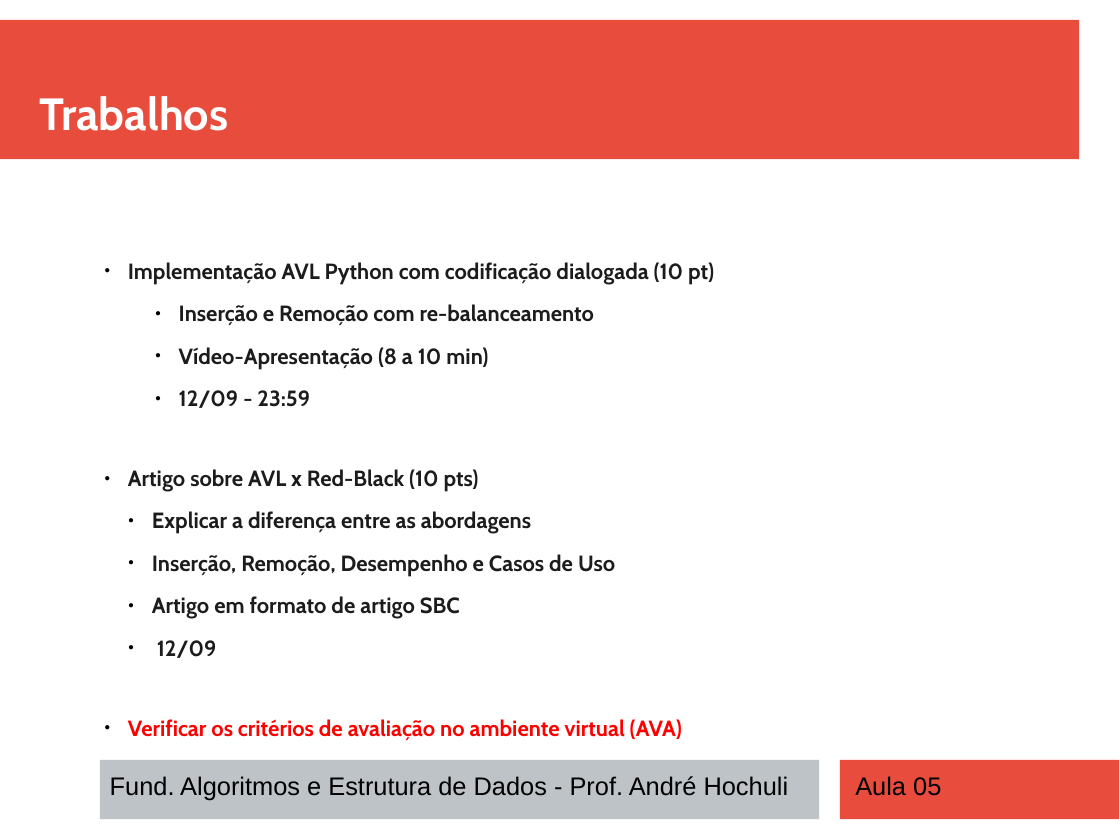
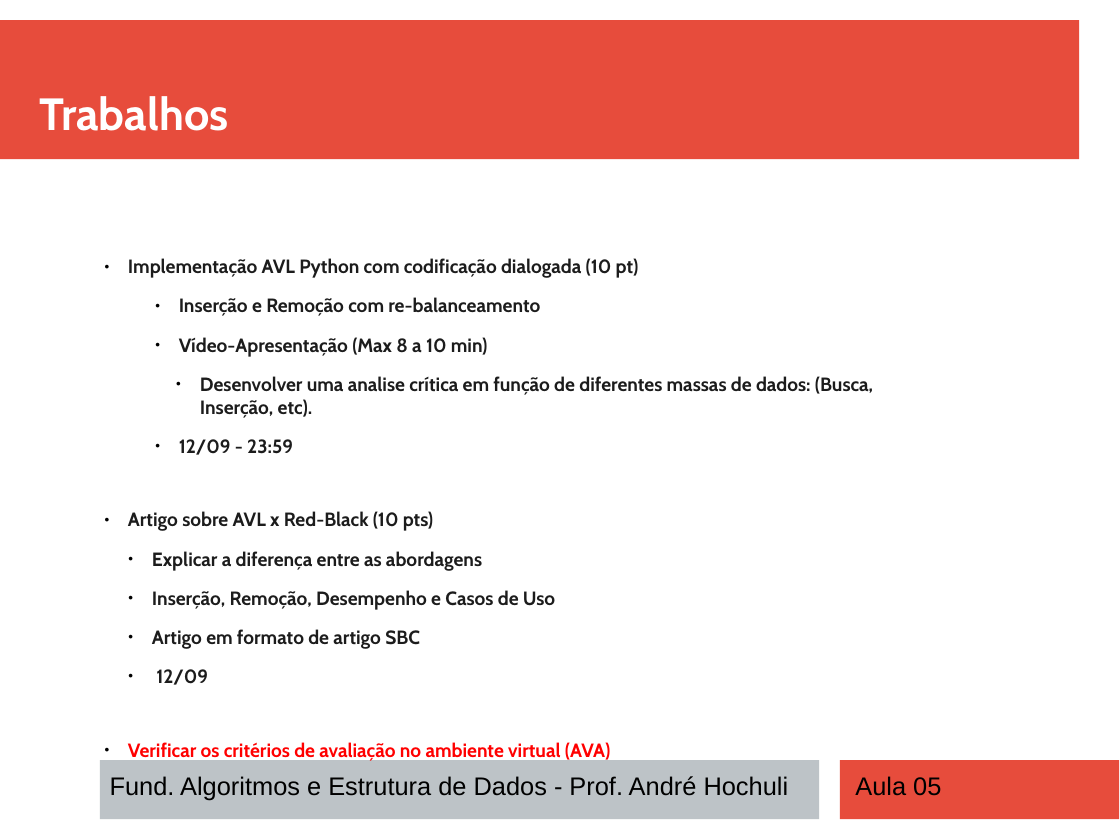
Before and after one commit to andrehochuli/teaching, a slide deck: slide 16 of DataStructuresAndAlgorithms/Aula 05 - Arvores Balanceadas (AVL)/Aula 05 - AVL Tree.pptx. Drawn at 1120x840 pixels with LibreOffice and Linux fonts; fonts in the diff are those of the drawing. Boxes give left, top, right and bottom in pixels: in the first picture for what was removed or moved away, otherwise in the second. Text is boxed around its words. In the diff, an @@ line names an element or a change of style, - is before the commit and + after.

```diff
--- a/DataStructuresAndAlgorithms/Aula 05 - Arvores Balanceadas (AVL)/Aula 05 - AVL Tree.pptx
+++ b/DataStructuresAndAlgorithms/Aula 05 - Arvores Balanceadas (AVL)/Aula 05 - AVL Tree.pptx
@@ text at <box>128,258,639,762</box>: size 15.6 to 13.6 pt in "Implementação AVL Python com codificação dialogada (10 ...", "Inserção e Remoção com re-balanceamento", "12/09 - 23:59", "Artigo sobre AVL x Red-Black (10 pts)" and 5 more places @@
@@ text at <box>179,337,873,418</box>: text changed; size 15.6 to 13.6 pt @@
-    ● Vídeo-Apresentação (8 a 10 min)
+    ● Vídeo-Apresentação (Max 8 a 10 min)
+        ● Desenvolver uma analise crítica em função de diferentes massas de dados: (Busca, Inserção, etc).
```
Also in this commit, not shown: 1 other file.
